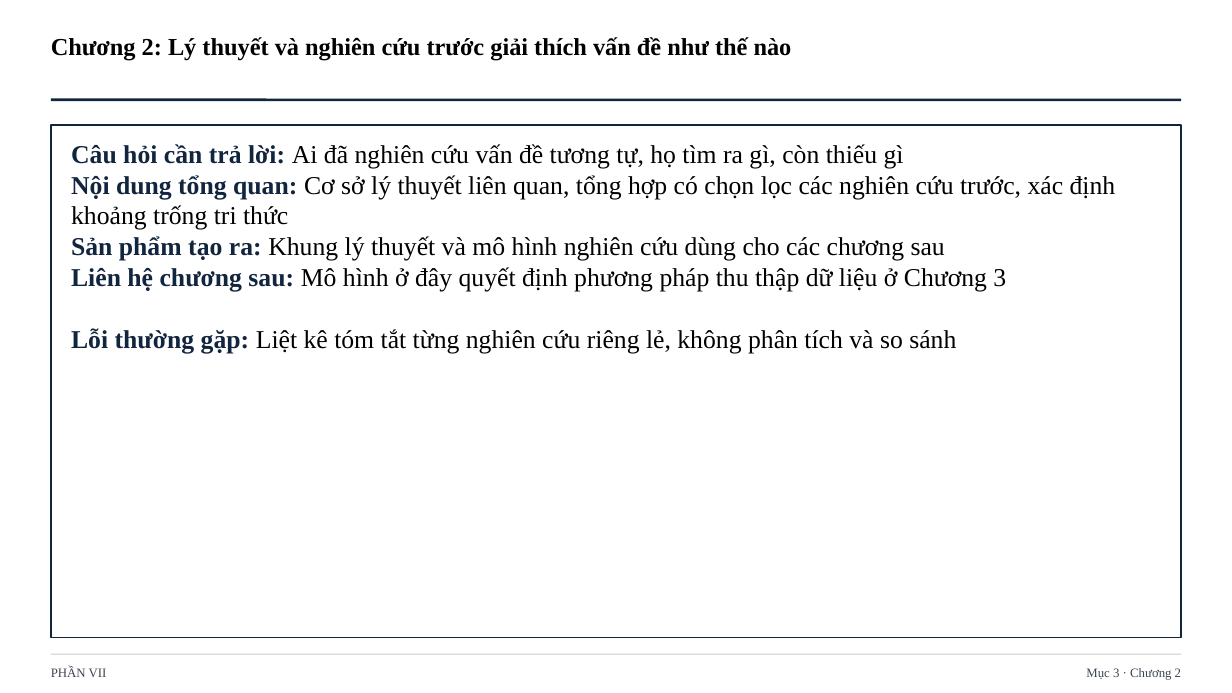
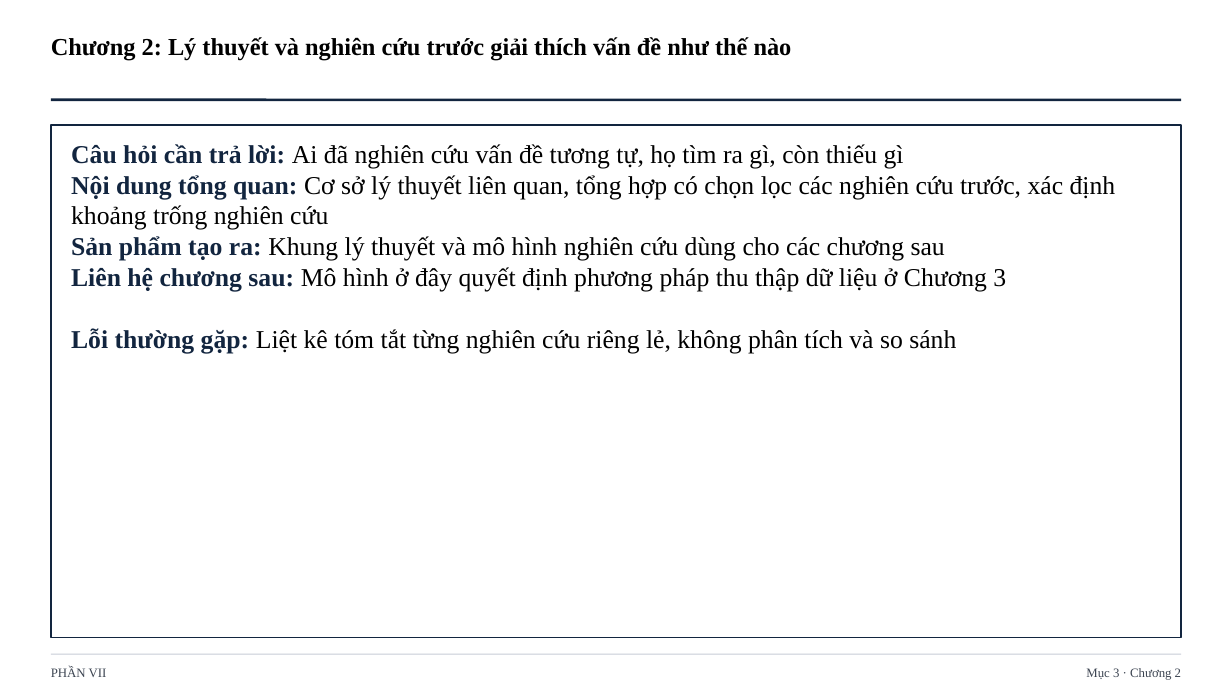
Before and after one commit to johnneinadlerr0353-bot/sachhuongdan, a slide deck: slide 53 of Core_Slide_1_HD1_da_dieu_chinh.pptx. Drawn at 1232x693 pixels with LibreOffice and Linux fonts; fonts in the diff are those of the drawing. Boxes give left, top, right and bottom in pixels: in the first picture for what was removed or moved away, otherwise in the second. Text is boxed around its words. In the diff, an @@ line names an element or a change of style, - is before the commit and + after.

```diff
--- a/Core_Slide_1_HD1_da_dieu_chinh.pptx
+++ b/Core_Slide_1_HD1_da_dieu_chinh.pptx
@@ text at box(71, 144, 1116, 353): text changed @@
-Câu hỏi cần trả lời: Ai đã nghiên cứu vấn đề tương tự, họ tìm ra gì, còn thiếu gì
-Nội dung tổng quan: Cơ sở lý thuyết liên quan, tổng hợp có chọn lọc các nghiên cứu trước, xác định khoảng trống tri thức
-Sản phẩm tạo ra: Khung lý thuyết và mô hình nghiên cứu dùng cho các chương sau
-Liên hệ chương sau: Mô hình ở đây quyết định phương pháp thu thập dữ liệu ở Chương 3
-Lỗi thường gặp: Liệt kê tóm tắt từng nghiên cứu riêng lẻ, không phân tích và so sánh
+Câu hỏi cần trả lời: Ai đã nghiên cứu vấn đề tương tự, họ tìm ra gì, còn thiếu gì
+Nội dung tổng quan: Cơ sở lý thuyết liên quan, tổng hợp có chọn lọc các nghiên cứu trước, xác định khoảng trống nghiên cứu
+Sản phẩm tạo ra: Khung lý thuyết và mô hình nghiên cứu dùng cho các chương sau
+Liên hệ chương sau: Mô hình ở đây quyết định phương pháp thu thập dữ liệu ở Chương 3
+Lỗi thường gặp: Liệt kê tóm tắt từng nghiên cứu riêng lẻ, không phân tích và so sánh
```
Also in this commit, not shown: 7 other slides changed, 1 other file.
